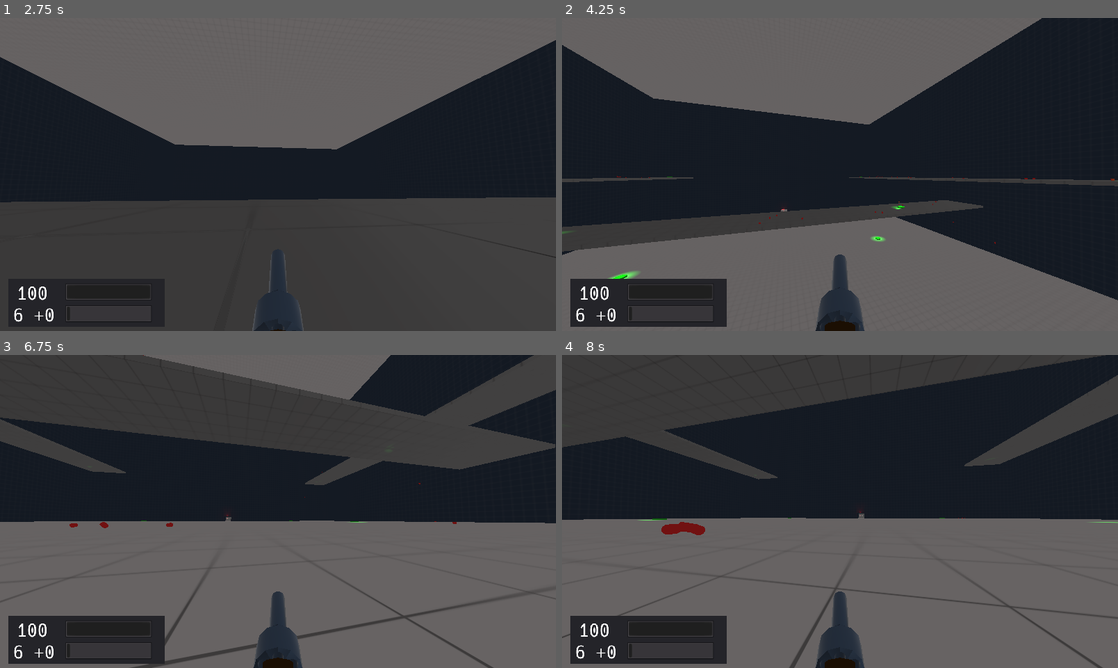
Above: before the commit, frames 1-4 (two rows, left to right).
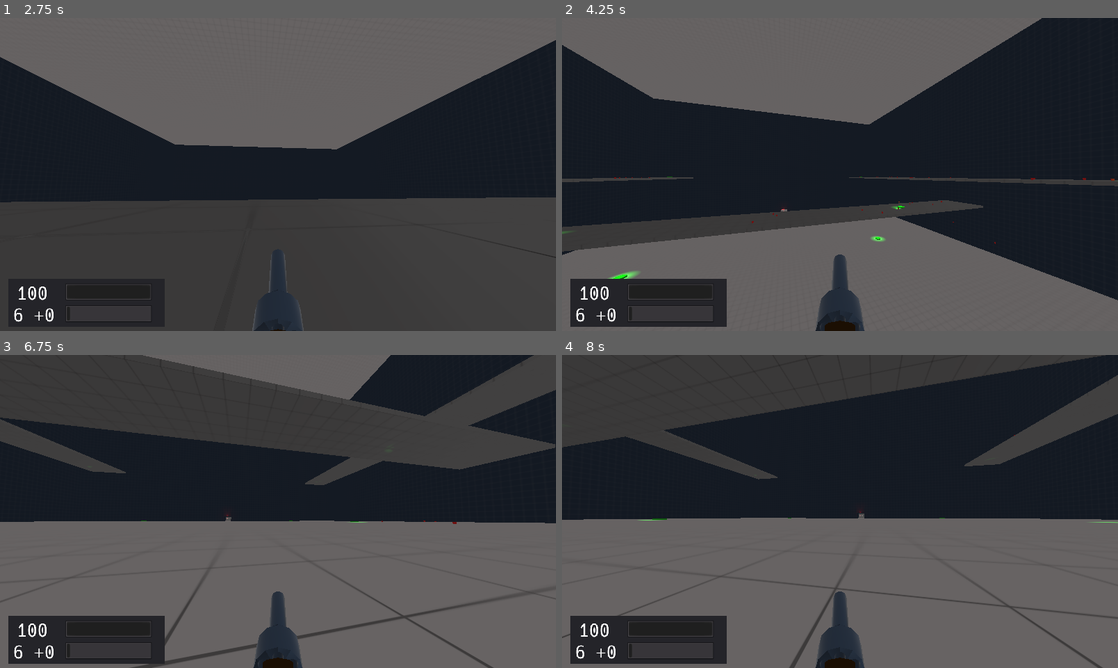
Above: after the commit, the same moments.

Repository: duckinator/keress
Game: Godot game, scene res://levels/Level_003.tscn
The game is run twice, just before and just after one commit, with the same random seed, the same clock (stepped at 60 frames per second) and the same inputs. This scene is started directly instead of the project's main scene.
Inputs (mouse positions are in pixels of both pictures, inside the frame that each line leads up to):
- Up to frame 1 (2.75 s): tap Enter (ui_accept) at 0.5 s; move the mouse to (305, 174) at 0.52 s; press the mouse at (305, 174) at 0.53 s; hold W (movement_forward) from 0.53 s (still down); tap Space (movement_jump) at 0.77, 1.52 s; right-click (305, 174) at 0.8 s; move the mouse to (250, 174) at 1.27 s; release the mouse at (250, 174) at 1.28 s; right-click (250, 174) at 1.35 s; click (250, 174) at 1.55 s; move the mouse to (289, 168) at 2.02 s; press the mouse at (289, 168) at 2.03 s; right-click (289, 168) at 2.3 s
- Up to frame 2 (4.25 s): keep holding W (movement_forward); move the mouse to (834, 180) at 2.77 s; release the mouse at (834, 180) at 2.78 s; right-click (834, 180) at 2.85 s; tap Space (movement_jump) at 3.02, 3.77 s; click (834, 180) at 3.05 s; move the mouse to (878, 177) at 3.52 s; hold Right mouse button (action_secondary) from 3.53 s (still down); tap Shift (movement_crouch) at 3.6 s
- Up to frame 3 (6.75 s): move the mouse to (233, 508) at 4.27 s; release Right mouse button (action_secondary) at 4.28 s; tap Tab (quick_switch_item) at 4.35 s; tap Space (movement_jump) at 4.52, 6.02 s; click (233, 508) at 4.55 s; move the mouse to (283, 511) at 5.02 s; hold 1 5.03-5.78 s; right-click (283, 511) at 5.3 s; move the mouse to (255, 505) at 5.77 s; release W (movement_forward) at 5.78 s; hold D (movement_right) 5.78-6.53 s; tap 2 at 5.85 s; click (255, 505) at 6.05 s; move the mouse to (305, 511) at 6.52 s; hold W (movement_forward) from 6.53 s (still down); hold 3 from 6.53 s (still down)
- Up to frame 4 (8 s): keep holding W (movement_forward); tap Space (movement_jump) at 6.77, 7.52 s; right-click (867, 511) at 6.8 s; move the mouse to (812, 511) at 7.27 s; release 3 at 7.28 s; tap 4 at 7.35 s; click (812, 511) at 7.55 s

Frame 1 is identical in both runs. In frame 2, less than 0.1% of the frame differs, in the area x 9-95%, y 50-66%; in frame 3, less than 0.1%; in frame 4, 0.2%, in the area x 17-82%, y 25-58%.

Commit message:
implement a basic Noise system, instead of the terrible kludge from before.

Diff:
--- a/src/Enemies.gd
+++ b/src/Enemies.gd
@@ -8,7 +8,7 @@
 	map.mobs.append(scene)
 	scene.navigation = map.get_node('Navigation')
 	scene.player = map.get_node('Player')
-	map.connect("noise", scene, "heard_noise")
+	Noise.add_listener(scene, "heard_noise")
 
 func remove_adjacent(available, dimensions, pos):
 	var x_spacing = clamp(dimensions.x / 4, 1, 8)
--- a/src/levels/Level_001.gd
+++ b/src/levels/Level_001.gd
@@ -1,6 +1,4 @@
 extends Spatial
-
-signal noise
 
 var mobs = []
 func _ready():
@@ -11,20 +9,16 @@
 	Enemies.spawn(Vector3(-10, 30, -12))
 	Enemies.spawn(Vector3(-15, 30, -14))
 
-func player_noise(trans, sound, loudness):
-	trans = trans.round()
-	Console.log("player_noise(" + str(trans) + ", " + str(sound) + ", " + str(loudness) + ")")
-
 func can_open_door(door):
 	return (not door.is_exit) or (len(mobs) == 0)
 
 func opening_door(door):
 	var trans = door.translation
-	Console.log('player_noise(' + str(trans) +  ', "door/open", "1")')
+	Noise.emit(trans, "door/open", "10")
 
 func closing_door(door):
 	var trans = door.translation
-	Console.log('player_noise(' + str(trans) +  ', "door/close", "1")')
+	Noise.emit(trans, "door/close", "10")
 
 func through_door(door):
 	pass
--- a/src/levels/Level_002.gd
+++ b/src/levels/Level_002.gd
@@ -1,6 +1,4 @@
 extends Spatial
-
-signal noise
 
 var mobs = []
 func _ready():
@@ -8,10 +6,6 @@
 	Enemies.spawn(Vector3(0, 30, -10))
 	Enemies.spawn(Vector3(0, 30, -65))
 	Enemies.spawn(Vector3(30, 30, -40))
-
-func player_noise(trans, sound, loudness):
-	trans = trans.round()
-	Console.log("player_noise(" + str(trans) + ", " + str(sound) + ", " + str(loudness) + ")")
 
 func update_door_locks():
 	if len(mobs) == 0:
--- a/src/levels/Level_003.gd
+++ b/src/levels/Level_003.gd
@@ -1,6 +1,4 @@
 extends Spatial
-
-signal noise
 
 var mobs = []
 func _ready():
@@ -15,10 +13,6 @@
 
 	# $Platform_Mid
 	Enemies.spawn_horde(Vector3(-220, -55, -182), Vector2(30, 400), 16)
-
-func player_noise(trans, sound, loudness):
-	trans = trans.round()
-	emit_signal("noise", trans, sound, loudness)
 
 func update_door_locks():
 	if len(mobs) == 0:
--- a/src/player/Player.gd
+++ b/src/player/Player.gd
@@ -117,7 +117,7 @@
 	$HUD/Panel_Left/Ammo_Bar.value = total_ammo
 
 func emit_sound(trans, sound, loudness):
-	get_tree().current_scene.player_noise(trans, sound, loudness)
+	Noise.emit(trans.round(), sound, loudness)
 
 func safe_rotate(vec):
 	rotation_helper.rotate_x(deg2rad(vec.y * MOUSE_SENSITIVITY * -1))
--- a/src/project.godot
+++ b/src/project.godot
@@ -29,6 +29,7 @@
 Keyboard="*res://Keyboard.gd"
 Map="*res://Map.gd"
 Enemies="*res://Enemies.gd"
+Noise="*res://systems/Noise.gd"
 
 [display]
 
--- /dev/null
+++ b/src/systems/Noise.gd
@@ -0,0 +1,16 @@
+extends Node
+
+signal event
+
+func _ready():
+	pass
+
+func add_listener(node, function):
+	connect("noise", node, function)
+
+func emit(trans, sound, loudness):
+	emit_signal("noise", trans, sound, loudness)
+	Console.log('noise: trans=' + str(trans) + ', sound=' + str(sound) + ', loudness=' + str(loudness))
+
+func _process(delta):
+	pass
